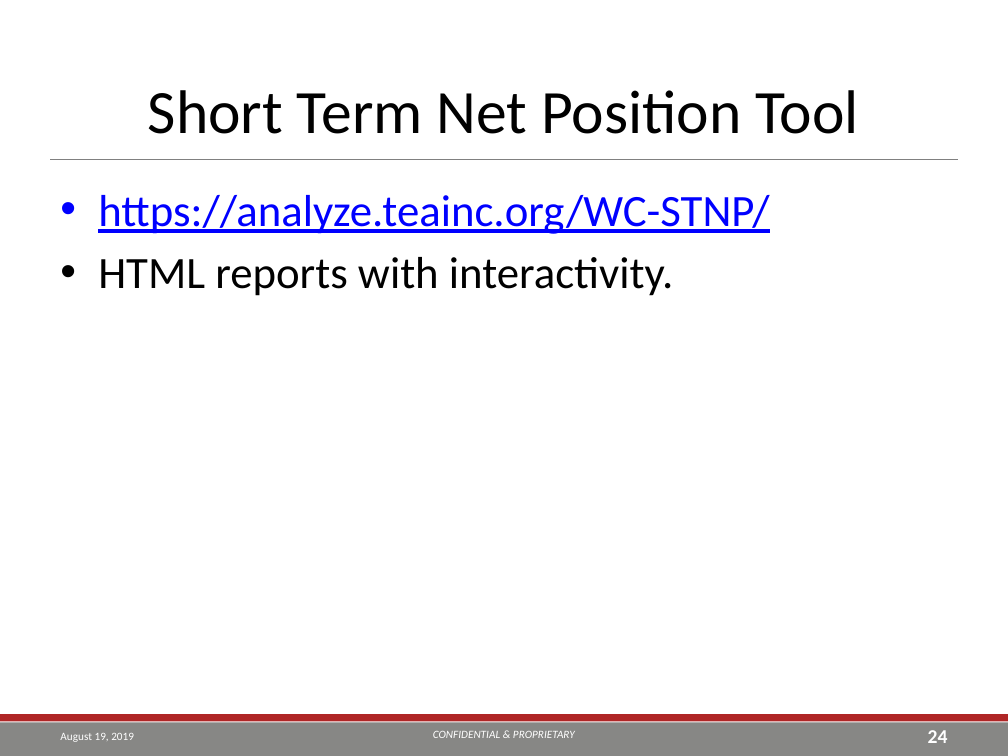
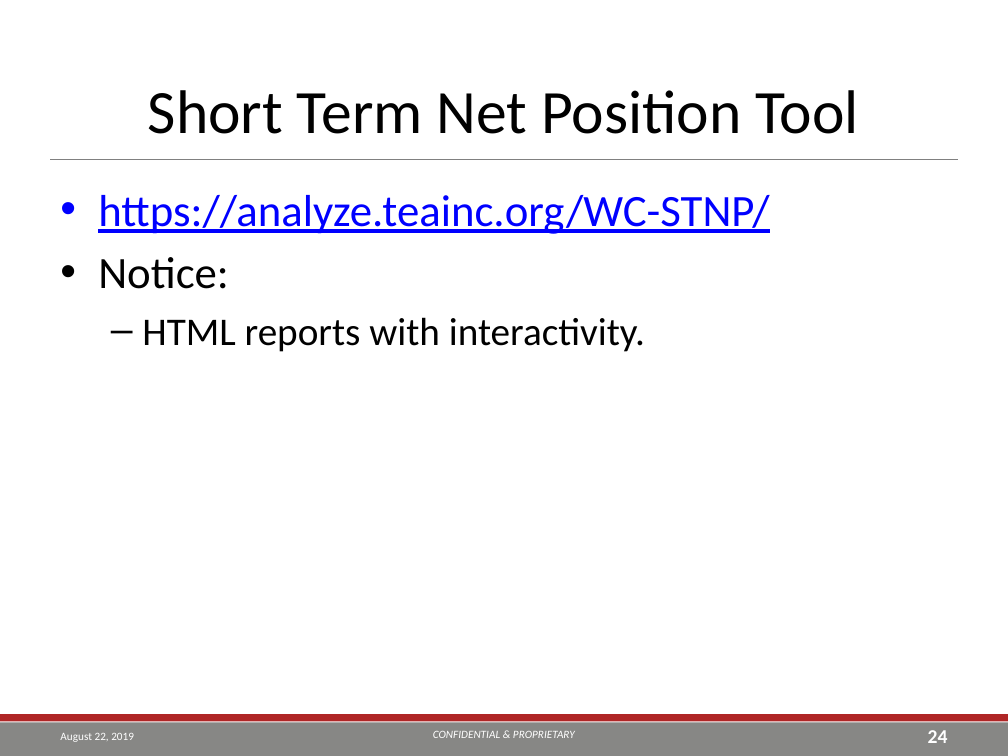
Before and after one commit to TEA-Analytics/ShinyWorkshop, a slide deck: slide 24 of Day 1.pptx. Drawn at 1008x756 pixels with LibreOffice and Linux fonts; fonts in the diff are those of the drawing; background and template pictures are left out. Boxes give left, top, right and bottom in pixels: in the first picture for what was removed or moved away, otherwise in the second. Text is boxed around its words. In the diff, an @@ line names an element or a change of style, - is before the commit and + after.

```diff
--- a/Day 1.pptx
+++ b/Day 1.pptx
@@ text at [98,257,229,289]: paragraph added @@
+• Notice:
@@ text at [142,317,645,352]: size 32 to 28 pt in "HTML reports with interactivity."; bullet • to –; list level 1 to 2 in "HTML reports with interactivity." @@
@@ text at [60,733,134,742]: text changed @@
-August 19, 2019
+August 22, 2019
```
Also in this commit, not shown: 59 other slides changed, 2 other files.
